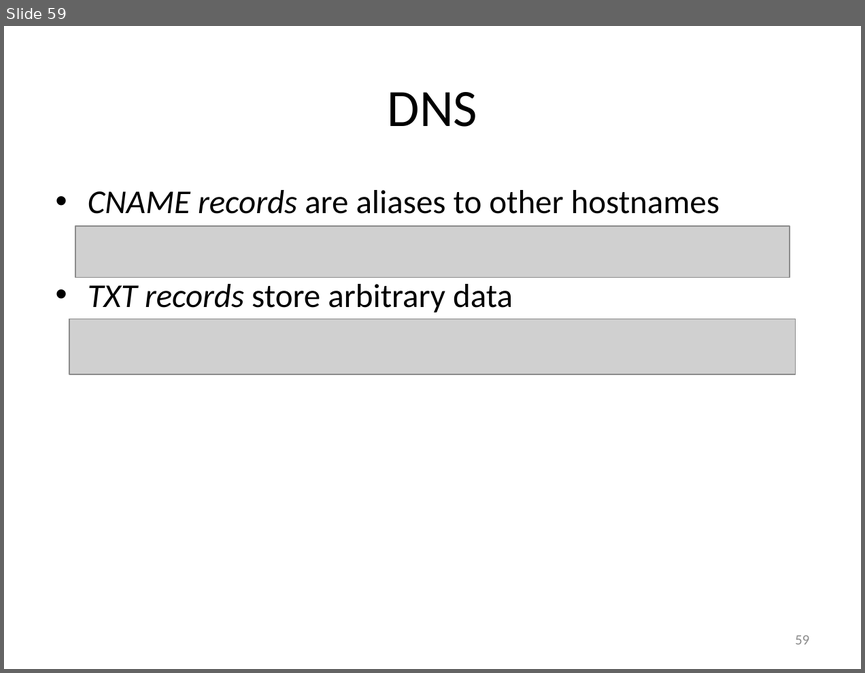
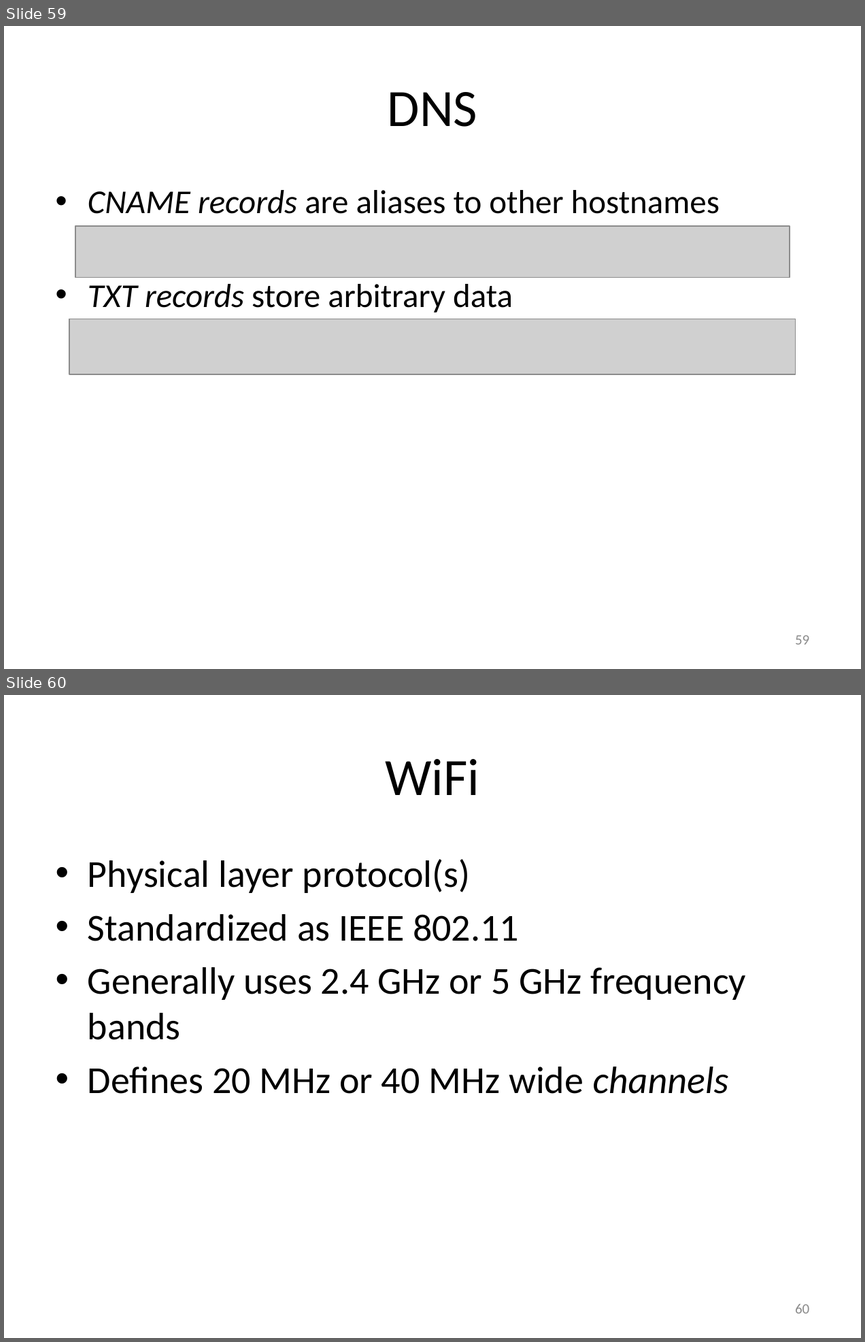
Before and after one commit to carlosgj/FRC-Training, a slide deck: Networking Basics.pptx. Shown one above the other, each under a label of ours: slide 59 before the commit, slides 59 and 60 after it. The pictures are 865x673 and 865x1342 pixels, drawn with LibreOffice and Linux fonts; fonts in the diff are those of the drawing; grey boxes stand for pictures. Boxes give left, top, right and bottom in pixels: in the first picture for what was removed or moved away, otherwise in the second. Text is boxed around its words. In the diff, an @@ line names an element or a change of style, - is before the commit and + after.

```diff
--- a/Networking Basics.pptx
+++ b/Networking Basics.pptx
@@ slide 60 added at box(4, 695, 861, 1338), background #FFFFFF @@
@@ title added at box(385, 759, 479, 795), 44 pt, text #000000 @@
+WiFi
@@ text added at box(88, 859, 746, 1093), 32 pt, text #000000 @@
+• Physical layer protocol(s)
+• Standardized as IEEE 802.11
+• Generally uses 2.4 GHz or 5 GHz frequency bands
+• Defines 20 MHz or 40 MHz wide channels
@@ page number added at box(795, 1304, 809, 1313), 12 pt, text #8C8C8C @@
+60
```
Also in this commit, not shown: 1 slide changed, 3 other slides added, 1 slide removed.
